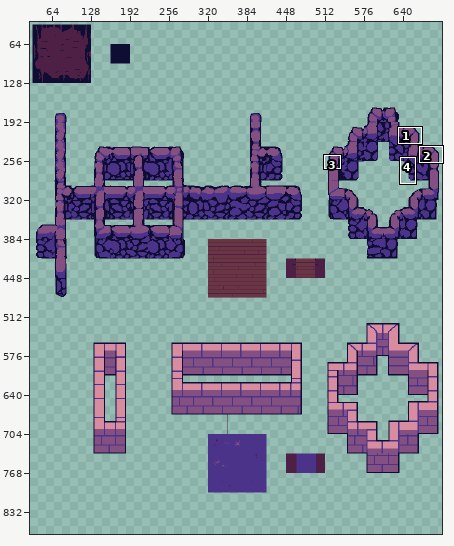
Edited in one commit: pixel-art file (assets/pres/Tileset 1.aseprite). The picture above shows the old version from afar; the outline marks the close-up.
Close-up. Before the commit:
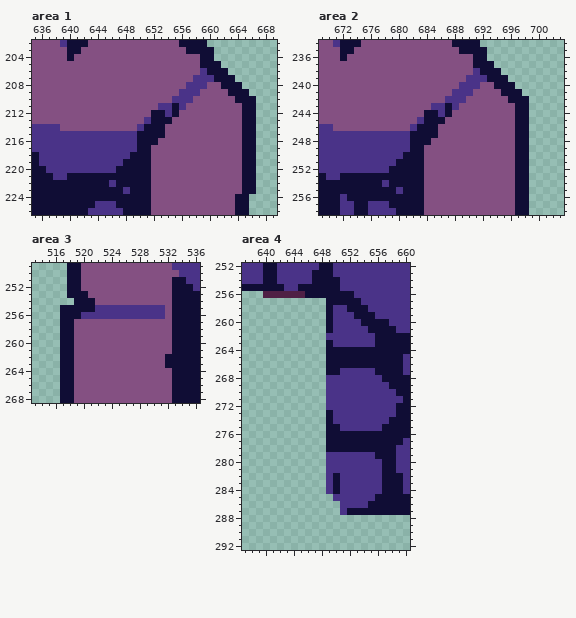
736x992 pixels, 1 frame. Shown: area 1: x 635..669, y 202..226; area 2: x 669..703, y 234..258; area 3: x 513..536, y 249..268; area 4: x 637..660, y 252..292. The old version is drawn lined up with the new one, on the new canvas. The wide view leaves out empty margins. The commit also changed other parts of the picture, which this record leaves out.
The same view after the edit:
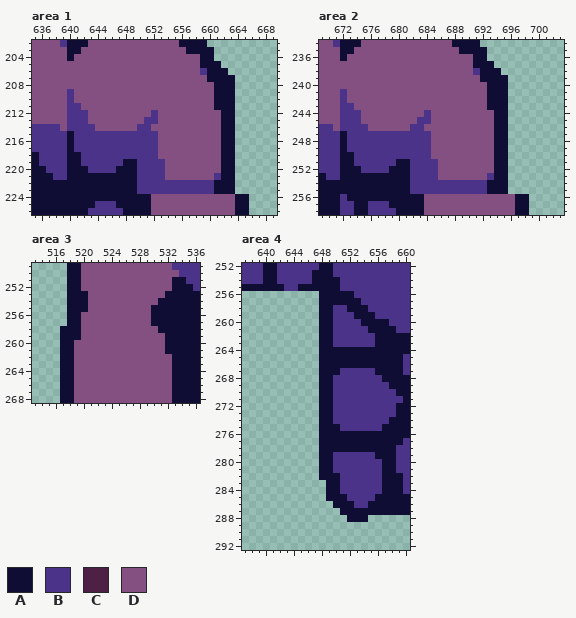
Palette (. is transparent): A #100d35  B #4a3388  C #4f2045  D #845082
Change:
canvas 736x992 -> 736x960 (the part of the old canvas that was cut away was empty and is not shown)
Changed rows in their new state; - is an unchanged pixel.
Area 1:
first column x 640:
207 ------------------DDA------
208 -----------------DDD-A--.--
209 B---------------DDD--AA-..-
210 B--------------DDD---AAA...
211 BB-----------DDDD----AAA...
212 BBB---------BDDD------AA...
213 BBB---------BDD-------AA...
214 BBBB-------BDD--------AA...
215 A---------BBBD--------AA...
216 A---------BBB---------AA...
217 A---------BBB---------AA...
218 AA-------BBBB---------AA...
219 AA--------BBBB--------AA...
220 AAA-------BBBB--------AA...
221 ----------BBBB-------BAA...
222 ------A---BBBBBBBBBBBAAA...
223 --------A-BBBBBBBBBBBAAA...
Area 2:
first column x 672:
239 ------------------DDA------
240 -----------------DDD-A--.--
241 B---------------DDD--AA-..-
242 B--------------DDD---AAA...
243 BB-----------DDDD----AAA...
244 BBB---------BDDD------AA...
245 BBB---------BDD-------AA...
246 BBBB-------BDD--------AA...
247 A---------BBBD--------AA...
248 A---------BBB---------AA...
249 A---------BBB---------AA...
250 AA-------BBBB---------AA...
251 AA--------BBBB--------AA...
252 AAA-------BBBB--------AA...
253 ----------BBBB-------BAA...
254 ------A---BBBBBBBBBBBAAA...
255 --------A-BBBBBBBBBBBAAA...
Area 3:
first column x 517:
253 ---------------A
254 -A--D---------AA
255 .---DDDDDDDDDAAA
256 .--DDDDDDDDDDAAA
257 .-A----------AAA
258 --A-----------AA
259 --A------------A
260 ---------------A
261 ---------------A
262 ---------------D
263 ---------------D
Area 4:
first column x 640:
256 ........-------
257 --------A------
258 --------A------
259 --------A------
260 --------A------
261 --------A------
262 --------AA-----
263 --------A------
264 --------A------
265 --------A------
266 --------A------
267 --------A------
268 --------AA-----
269 --------AA-----
270 --------AA-----
271 --------AA-----
272 --------AA-----
273 --------A------
274 --------A------
275 --------A------
276 --------A------
277 --------A------
278 --------A------
279 --------AA-----
280 --------AA-----
281 --------AA-----
282 --------AA-----
283 ---------A-----
284 ---------A-----
285 ---------AAA---
286 ----------AAA--
287 -----------A---
288 ------------AAA
Boxes around the changes in both close-ups, in picture pixels (x1, y1, x2, y2):
changed: (67, 75, 256, 194)
changed: (382, 75, 529, 194)
changed: (340, 89, 368, 173)
changed: (60, 291, 172, 368)
changed: (263, 291, 368, 522)
